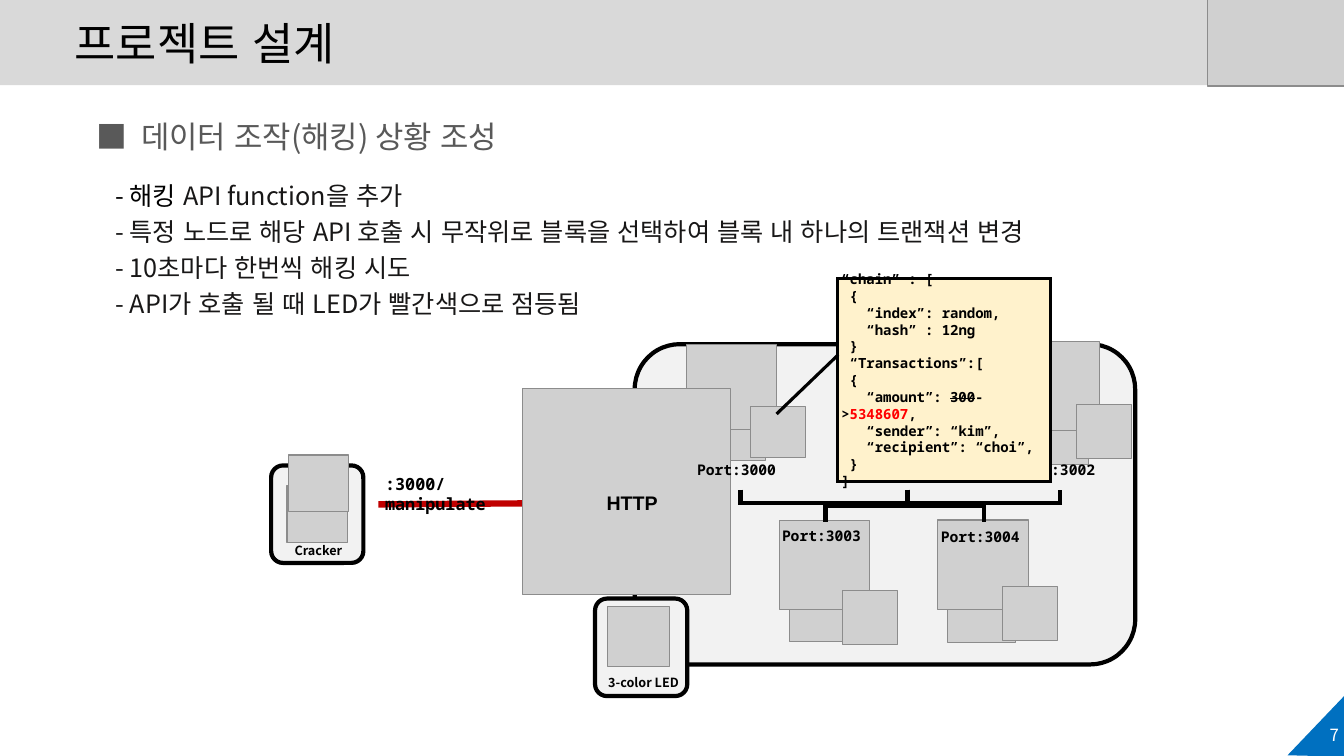
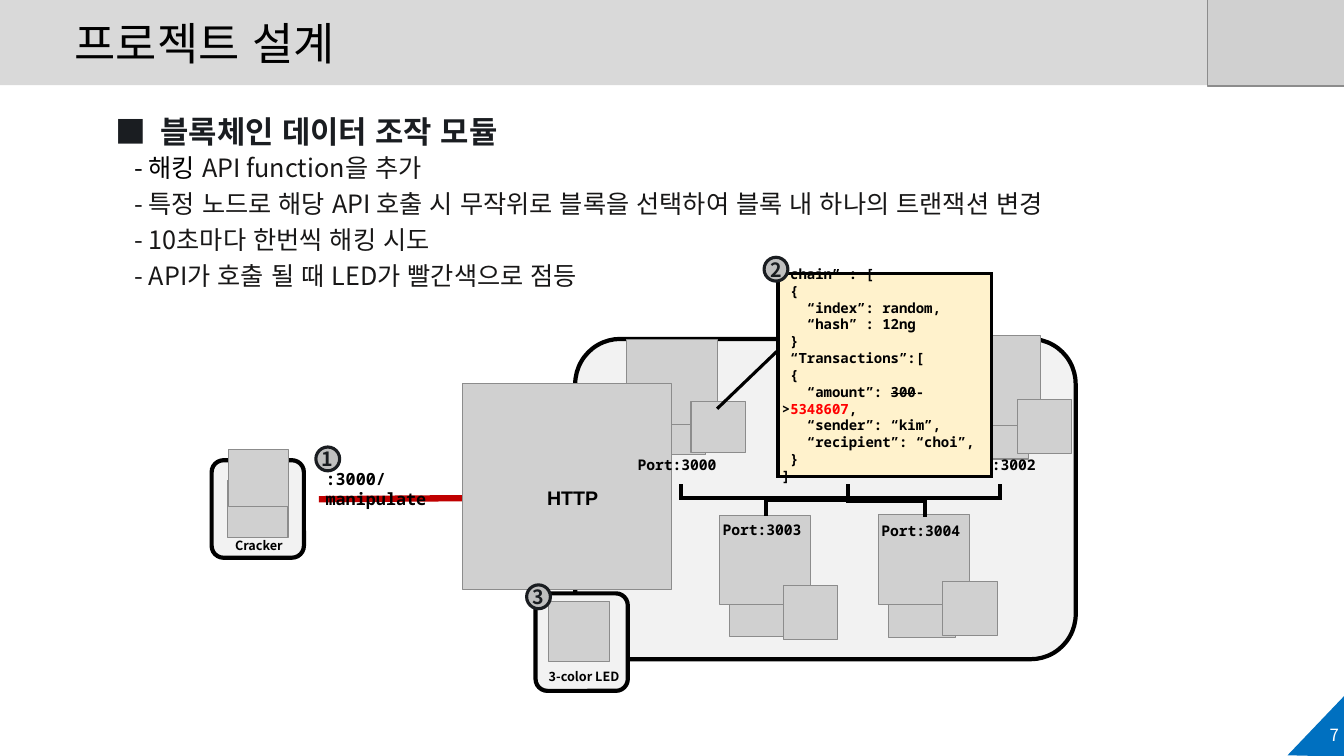
Before and after one commit to JS-Choi513/Block_Chain_Implementation_in_raspberry_pi, a slide deck: slide 7 of doc/Detail(WIP).pptx. Drawn at 1344x756 pixels with LibreOffice and Linux fonts; fonts in the diff are those of the drawing; grey boxes stand for pictures; background and template pictures are left out. Boxes give left, top, right and bottom in pixels: in the first picture for what was removed or moved away, otherwise in the second. Text is boxed around its words. In the diff, an @@ line names an element or a change of style, - is before the commit and + after.

```diff
--- a/doc/Detail(WIP).pptx
+++ b/doc/Detail(WIP).pptx
@@ rectangle added at [86, 113, 1172, 723], fill #FFFFFF @@
@@ text "■ 블록체인 데이터 조작 모듈": place and size @@
-text "■ 블록체인 데이터 조작 모듈" at [130, 122, 1023, 315]
+text "■ 블록체인 데이터 조작 모듈" at [149, 117, 1042, 287]
@@ text at [161, 117, 498, 146]: text changed; text colour #595959 to #1A1D21; bold on @@
-■ 데이터 조작(해킹) 상황 조성
+■ 블록체인 데이터 조작 모듈
@@ text at [149, 264, 577, 287]: text changed @@
-- API가 호출 될 때 LED가 빨간색으로 점등됨
+- API가 호출 될 때 LED가 빨간색으로 점등
@@ ellipse added at [764, 257, 788, 281], fill #BFBFBF, outline #1A1D21 2.25 pt, 14 pt, text #1A1D21, bold @@
+2
@@ ellipse added at [316, 447, 340, 471], fill #BFBFBF, outline #1A1D21 2.25 pt, 14 pt, text #1A1D21, bold @@
+1
@@ ellipse added at [526, 585, 551, 609], fill #BFBFBF, outline #1A1D21 2.25 pt, 14 pt, text #1A1D21, bold @@
+3
@@ 19 pictures, 9 texts, 3 rounded rectangles, 3 elbow lines, 1 border callout, 1 arrow: place and size @@
-19 pictures, 9 texts, 3 rounded rectangles, 3 elbow lines, 1 border callout, 1 arrow at [271, 278, 1136, 697]
+19 pictures, 9 texts, 3 rounded rectangles, 3 elbow lines, 1 border callout, 1 arrow at [212, 273, 1077, 692]
```
Also in this commit, not shown: 4 other slides changed, 3 other files.
